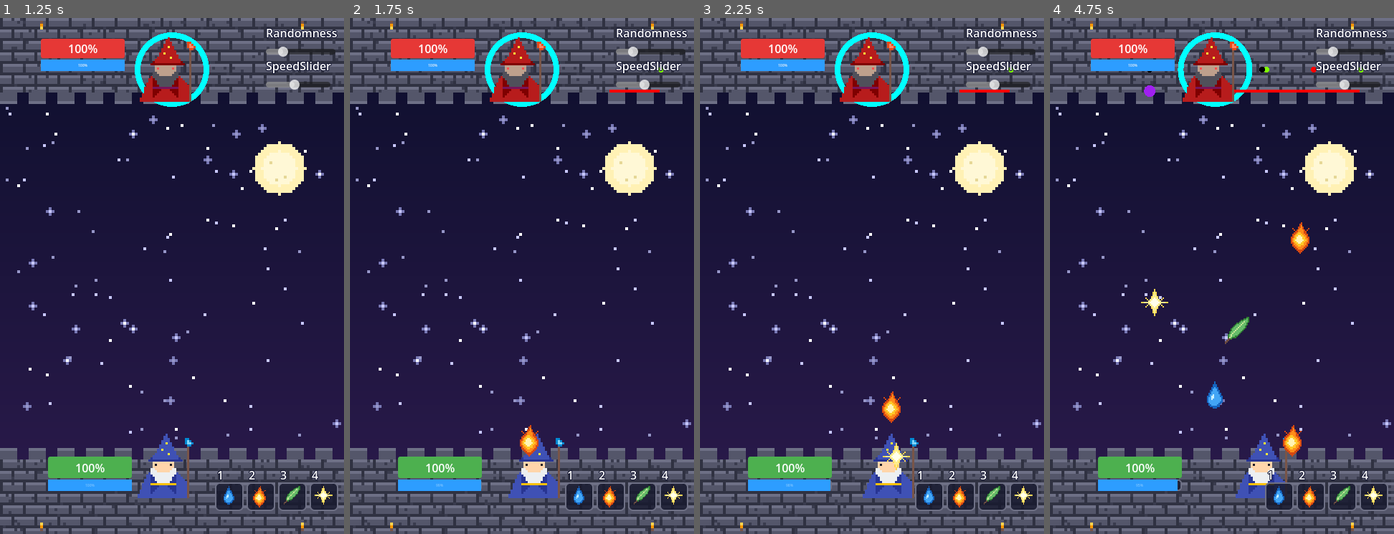
Above: before the commit, frames 1-4 (left to right).
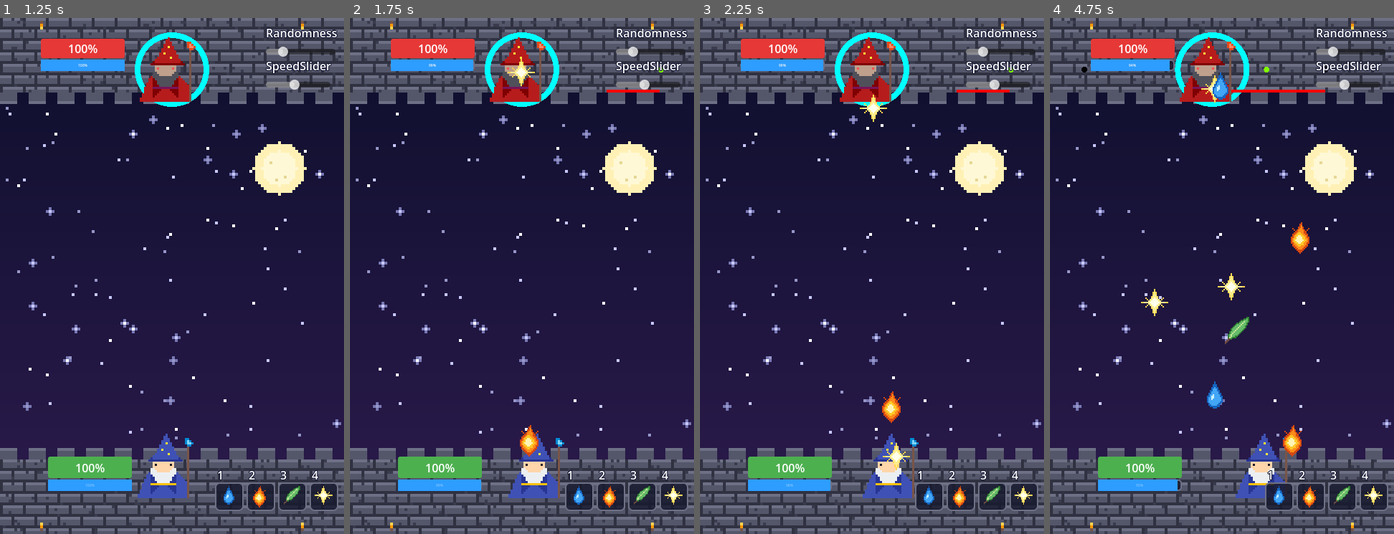
Above: after the commit, the same moments.

Repository: togewolf/computer_games_end_project
Game: Godot game, scene res://MainMenu.tscn
The game is run twice, just before and just after one commit, with the same random seed, the same clock (stepped at 60 frames per second) and the same inputs.
Inputs (mouse positions are in pixels of both pictures, inside the frame that each line leads up to):
- Up to frame 1 (1.25 s): click "START GAME" at 0.5 s
- Up to frame 2 (1.75 s): tap Enter at 1.25 s; move the mouse to (597, 250) at 1.27 s; hold D (move_right) from 1.28 s (still down); tap 2 (cast_fire) at 1.35 s
- Up to frame 3 (2.25 s): move the mouse to (803, 301) at 2.02 s; release D (move_right) at 2.03 s; hold A (move_left) from 2.03 s (still down); tap 4 (cast_light) at 2.1 s
- Up to frame 4 (4.75 s): move the mouse to (1256, 162) at 2.77 s; release A (move_left) at 2.78 s; hold D (move_right) 2.78-4.28 s; tap 3 (cast_nature) at 2.85 s; move the mouse to (1204, 379) at 3.52 s; tap 1 (cast_water) at 3.6 s; move the mouse to (1325, 353) at 4.27 s; hold A (move_left) from 4.28 s (still down); tap 2 (cast_fire) at 4.35 s

Frame 1 is identical in both runs. In frame 2, 0.1% of the frame differs, in the area x 22-76%, y 7-15%; in frame 3, 0.1%; in frame 4, 1.3%, in the area x 9-92%, y 2-55%.

Commit message:
Bot now propoerly attacks and defends

Diff:
--- a/agent.gd
+++ b/agent.gd
@@ -15,7 +15,11 @@
 var arena_width   = 480.0
 
 
-var reaction_window = 2.5 # How much the AI predicts spells in advance in seconds.
+var reaction_window = INF # How much the AI predicts spells in advance in seconds.
+var min_aggression_time = 0.75 # Minimum time we wait before trying to attack
+var max_aggression_time = 3 # Maximum time we wait before trying to attack
+var attack_preference = 0.3 # 0 means the wizard prefers speed over targeted missiles
+
 # Parrying and movement is only considering spells that will reach the wizard in the next X seconds
 
 # DEBUGGING
@@ -29,6 +33,7 @@
 @onready var shape = $"./CollisionShape2D"
 
 var evasion_target_x : float = INF;
+var next_attack_timer : float = randf_range(min_aggression_time, max_aggression_time)
 
 class IncomingThreatData extends RefCounted:
 	var projectile: Projectile
@@ -109,7 +114,7 @@
 # Called every frame. 'delta' is the elapsed time since the previous frame.
 func _process(delta: float) -> void:
 
-	advanced_ai()
+	advanced_ai(delta)
 	queue_redraw()
 
 	if evasion_target_x != INF:
@@ -154,16 +159,35 @@
 			var proj_direction = proj.direction
 
 			# 2. Calculate actual distance
-			var distance = global_position.distance_to(node.global_position)
+			var distance = global_position.distance_to(proj.global_position)
 
 			# 3. Calculate ETA (Time until arrival)
 			var velocity = proj_direction * proj_speed
-			var relative_direction = (global_position - node.global_position).normalized()
+			var relative_direction = (global_position - proj.global_position).normalized()
 			var closing_speed = velocity.dot(relative_direction)
 
-			var personal_eta = INF # Default to infinity if it's flying away
-			if closing_speed > 0:
-				personal_eta = distance / closing_speed
+			var projectile_radius = 24
+			var total_radius = wizard_width / 2 + projectile_radius
+			var diff = proj.global_position - global_position
+
+			var a = velocity.dot(velocity)
+			var b = 2.0 * diff.dot(velocity)
+			var c = diff.dot(diff) - (total_radius * total_radius)
+
+			var discr = (b * b) - (4.0 * a * c)
+			var personal_eta = INF
+
+			if discr >= 0:
+				var sqrt_disc = sqrt(discr)
+
+				# Calculate entry time (t1) and exit time (t2)
+				var t1 = (-b - sqrt_disc) / (2.0 * a)
+				var t2 = (-b + sqrt_disc) / (2.0 * a)
+
+				if t1 >= 0:
+					personal_eta = t1 # Time until it hits our outer edge
+				elif t2 >= 0:
+					personal_eta = t2 # The projectile is ALREADY inside our radius
 
 			var p = proj.global_position
 			var d = proj.direction
@@ -209,7 +233,6 @@
 		var spell_mode    = Globals.ProjectileMode.PROJECTILE
 
 		var spell = Globals.SpellDescriptor.new(spell_element, spell_speed, spell_mode);
-		# TODO: Calculate the mana to HP cost ratio and whether we can even parry it
 		var mana_cost     = Globals.get_spell_cost(spell)
 		if (mana_cost > current_mana):
 			# We simply cannot cast it
@@ -222,7 +245,6 @@
 		var threat = handled_threats[i]
 
 		if not is_instance_valid(threat.projectile):
-			print("invalid ")
 			handled_threats.remove_at(i)
 			continue
 
@@ -231,11 +253,9 @@
 		var proj_y = threat.projectile.global_position.y
 
 		if is_moving_up and proj_y > global_position.y:
-			print("decide 1")
 			handled_threats.remove_at(i)
 		# Not needed rn, but maybe later we wanna swap positions
 		elif not is_moving_up and proj_y < global_position.y:
-			print("decide 2")
 			handled_threats.remove_at(i)
 
 func get_threats_response():
@@ -388,7 +408,8 @@
 	var reaction_window = INF # Only care about spells hitting in the next 1.5s
 	var wizard_radius = wizard_width / 2  # Replace with get_physical_width() / 2.0
 	var min_x = wizard_radius
-	var max_x = get_viewport_rect().size.x - wizard_radius
+	var max_x = arena_width - wizard_radius
+	var padding = 4
 
 	var impact_points = []
 
@@ -405,19 +426,30 @@
 
 		var impact_x = threat.projectile.global_position.x + (t * threat.projectile.direction.x)
 
-
 		impact_points.append(impact_x)
+
+		var low_y  = global_position.y - wizard_radius
+		var high_y = global_position.y - wizard_radius
+
+		var t0 = (low_y  - threat.projectile.global_position.y) / threat.projectile.direction.y
+		var t1 = (high_y - threat.projectile.global_position.y) / threat.projectile.direction.y
+
+		var i0 = threat.projectile.global_position.x + (t0 * threat.projectile.direction.x)
+		var i1 = threat.projectile.global_position.x + (t1 * threat.projectile.direction.x)
+
+		var left_impact  = min(i0,i1, impact_x)
+		var right_impact = max(i0,i1, impact_x)
 
 		# Get projectile radius safely
 		var shape = threat.projectile.get_node_or_null("CollisionShape2D")
 		var proj_radius = shape.shape.radius if shape and shape.shape is CircleShape2D else 16.0
 
-		var clearance = proj_radius + wizard_radius
+		var clearance = proj_radius + wizard_radius + padding
 
 		# We basically create danger zones - intervals on the x axis, that are bound by [Left Bound, Right Bound]
 		# And tell where the AI where to not go in order to not be hit by any projectiles
-		var zone_left = clamp(impact_x - clearance, min_x, max_x)
-		var zone_right = clamp(impact_x + clearance, min_x, max_x)
+		var zone_left = clamp(left_impact - clearance, min_x, max_x)
+		var zone_right = clamp(right_impact + clearance, min_x, max_x)
 		danger_zones.append( DangerZone.new( zone_left, zone_right, threat ) )
 
 	debug_danger_zones = danger_zones
@@ -444,11 +476,11 @@
 		if global_position.x >= zone.min and global_position.x <= zone.max:
 			current_threats.push_back(zone.threat)
 
-	if (global_position.x == evasion_target_x and current_threats.size() != 0):
-		print("We are at x: ", global_position.x, " and still think we are in threat of ", current_threats.size(), " threats. Primarily in range ", current_threats[0].min, " to ", current_threats[0].max, " by ", current_threats[0].threat)
+	var local_threats = current_threats
+	var local_threats_count = local_threats.size()
 
 	# If we are not being hit, we simply omit the decision tree. We simply stay where we are
-	if current_threats.size() == 0:
+	if local_threats_count == 0:
 		return {"action": "idle"} # We are perfectly safe standing still!
 
 
@@ -461,9 +493,7 @@
 	var considerations : Array[Vector2] = []
 
 	for i in range(unique_boundaries.size() - 1):
-		var sector_left = unique_boundaries[i]
-		var sector_right = unique_boundaries[i+1]
-		var sector_center = (sector_left + sector_right) / 2.0
+		var sector_center = unique_boundaries[i]
 
 		# Unlike the previous AI version I made, we are actually keeping the intervals here
 		# The idea is that knowing the overlapping intervals still we actually can determine
@@ -483,7 +513,7 @@
 
 		current_threats.clear()
 		for zone in danger_zones:
-			if sector_center >= zone.min and sector_center <= zone.max:
+			if sector_center > zone.min and sector_center < zone.max:
 				current_threats.push_back(zone.threat)
 
 		considerations.push_back(Vector2(current_threats.size(), sector_center))
@@ -495,16 +525,20 @@
 			still_lingering_threats = current_threats
 
 	debug_considerations = considerations
-
-	# If there was no sector we can even get to, we simply parry
+	# Now we sort by personal ETA
+
+	# If there was no sector we can even get to to get less damage, we simply parry
 	if shortest_distance_to_best == INF:
 		debug_safe_target = INF
+		local_threats.sort_custom(func(a,b): return a.personal_eta < b.personal_eta)
+
 		return {"action": "parry", "parry_target": threats[0]}
 
 	# If a strictly better/safer spot exists we can get to we run?
-	if lowest_bullet_count < current_threats.size():
+	if lowest_bullet_count < local_threats_count:
 		# We can make it to a safer zone before the first bullet impacts
 		debug_safe_target = best_sector_center
+		still_lingering_threats.sort_custom(func(a,b): return abs(a.eta) < abs(b.eta))
 		return {"action": "dodge", "target_x": best_sector_center, "present_threats": still_lingering_threats}
 
 	# Else, stand ground and parry the most immediate threat.
@@ -521,10 +555,49 @@
 	#if(spell_intent != null):
 	#	agent_spell_cast(spell_intent)
 
-func advanced_ai():
+func decide_on_attack(threats_count):
+	if next_attack_timer > 0: return
+	next_attack_timer = randf_range(min_aggression_time, max_aggression_time)
+
+	var free_balance = current_mana - threats_count * Globals.BASE_MULTIPLIER
+	# Let's see what we can do
+	var target = self.opponent
+	# Choose random element
+	var element : Globals.Element = randi_range(0,3)
+	var desired_speed : Globals.ProjectileSpeed = randi_range(0,2)
+	var desired_mode  : Globals.ProjectileMode = randi_range(0,1)
+	# Degrade our attack until we can afford it
+
+	var fail_count  = 0
+	var max_fails   = 5
+
+	var intent = Globals.SpellDescriptor.new(element, desired_speed, desired_mode)
+
+	while (free_balance < Globals.get_spell_cost(intent) && fail_count < max_fails):
+		var degrade_speed = randf() < attack_preference
+		if degrade_speed:
+			desired_speed = clampi(desired_speed, 0, 2)
+		else:
+			desired_mode  = clampi(desired_mode, 0, 1)
+
+		fail_count += 1
+		intent = Globals.SpellDescriptor.new(element, desired_speed, desired_mode)
+
+
+	# Can we cast this now?
+	if free_balance >= Globals.get_spell_cost(intent):
+		return Globals.SpellIntent.new(intent, target)
+	else:
+		return null
+
+func advanced_ai(delta : float):
+	next_attack_timer -= delta
+	clear_past_threats()
+
 	var threats  = get_detailed_threat_list()
 	var decision = evaluate_combat_state_adv(threats)
 	var intent   = null
+	var attack   = true # We always have a desire to attack >:)
 
 	match decision["action"]:
 		"dodge":
@@ -532,12 +605,29 @@
 			evasion_target_x = decision["target_x"]
 			var existing_threats = decision["present_threats"]
 			if (existing_threats.size() > 0):
-				# If there is a threat still, we parry the first one in this tick
-				intent = decide_on_parry_spell(existing_threats[0])
+				var priority_threat = existing_threats[0]
+				# Save our mana first for a defense!
+				attack = false
+				var threat_distance = priority_threat.projectile.position.distance_to(global_position)
+				if (priority_threat.eta > 0 && threat_distance < 3 * wizard_width ): # It did not cross the y axis yet but it is getting very close!
+					intent = decide_on_parry_spell(priority_threat)
+					handled_threats.push_back(HandledThreat.new(priority_threat.projectile, THREAT_RESPONSE.PARRY, 1, INF))
 		"parry":
 			# Primary goal is to parry
 			evasion_target_x = INF
-			intent = decide_on_parry_spell(decision["parry_target"])
+			var priority_threat = decision["parry_target"]
+			attack = false
+			var threat_distance = priority_threat.projectile.position.distance_to(global_position)
+			print("Our target has ", priority_threat.eta, " and ", priority_threat.personal_eta)
+			if (priority_threat.eta > 0 && threat_distance < 3 * wizard_width): # It did not cross the y axis yet but it is getting very close!
+					intent = decide_on_parry_spell(priority_threat)
+					handled_threats.push_back(HandledThreat.new(priority_threat.projectile, THREAT_RESPONSE.PARRY, 1, INF))
+
 		"idle":
 			# We are safe for now,
 			evasion_target_x = arena_width / 2 # We try to go back to the centre, to avoid being cornered
+
+	if attack:
+		intent = decide_on_attack(threats.size())
+	if (intent != null):
+		agent_spell_cast(intent)
